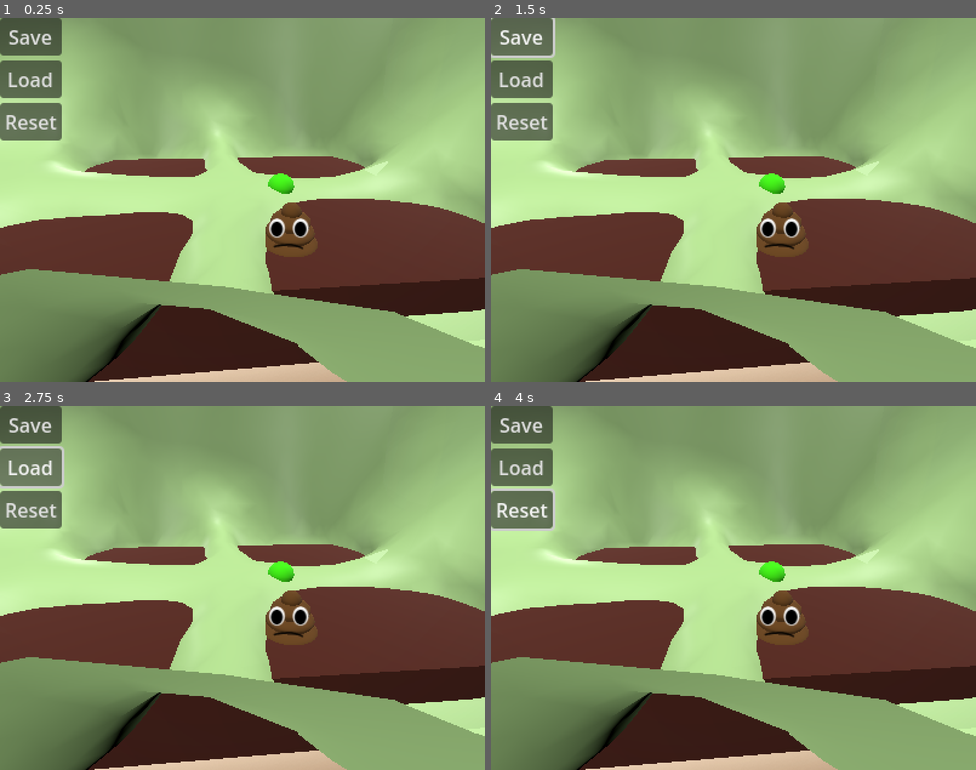
Above: before the commit, frames 1-4 (two rows, left to right).
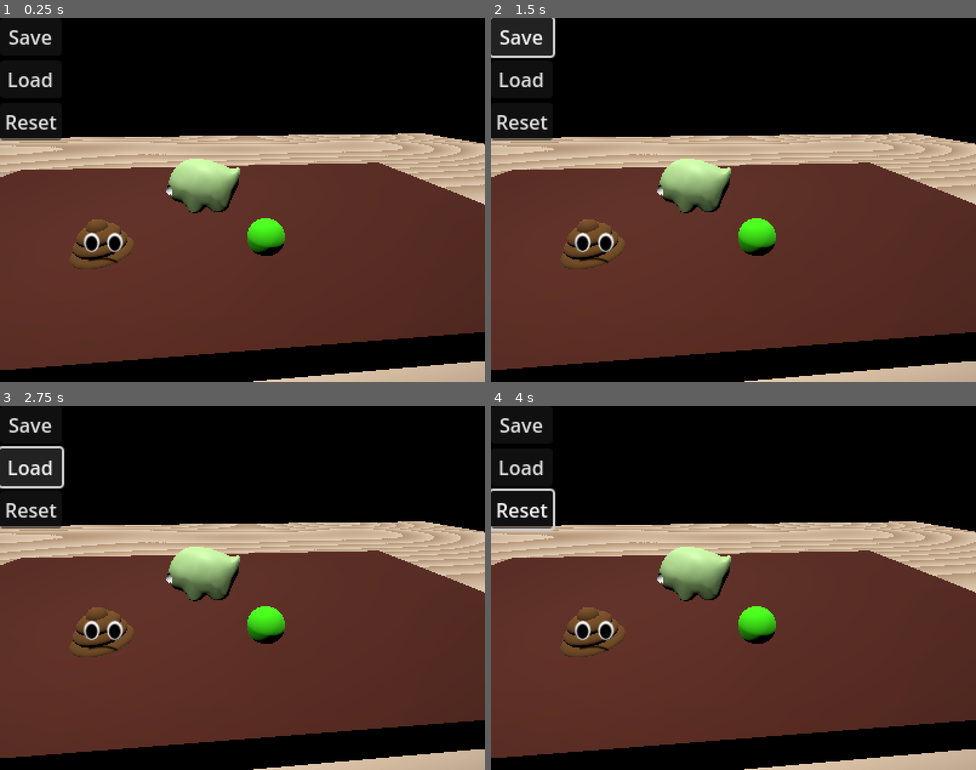
Above: after the commit, the same moments.

Repository: Screwloose-Games/tiny-pet
Game: Godot game, scene res://levels/level_main.tscn
The game is run twice, just before and just after one commit, with the same random seed, the same clock (stepped at 60 frames per second) and the same inputs.
Inputs (mouse positions are in pixels of both pictures, inside the frame that each line leads up to):
- Up to frame 1 (0.25 s): no input
- Up to frame 2 (1.5 s): tap Enter at 0.5 s; move the mouse to (840, 181) at 0.52 s; click (840, 181) at 0.67 s; click "Save" at 1.25 s
- Up to frame 3 (2.75 s): click "Load" at 2 s
- Up to frame 4 (4 s): click "Reset" at 2.75 s; drag from (636, 606) to (709, 660) at 3.52 s

The runs differ from the first frame. In frame 1, 84% of the frame differs, in the area x 0-100%, y 0-100%; in frame 2, 84%; in frame 3, 84%; in frame 4, 84%.

Commit message:
fix scale

Diff:
--- a/actors/creature/prefab_creature.tscn
+++ b/actors/creature/prefab_creature.tscn
@@ -24,19 +24,16 @@
 [ext_resource type="Texture2D" uid="uid://dc3wxdmc7mb2m" path="res://assets/2d/UI/hand-cursor-icon.png" id="20_22a3u"]
 
 [sub_resource type="CapsuleShape3D" id="CapsuleShape3D_ajme3"]
-radius = 0.1
-height = 0.3
-
-[sub_resource type="CapsuleShape3D" id="CapsuleShape3D_8vxwe"]
-radius = 0.1
-height = 0.3
+radius = 0.35
+height = 1.2
 
 [node name="PrefabCreature" type="Node3D"]
 script = ExtResource("1_kk8qq")
 poop_scene = ExtResource("2_prdta")
 
 [node name="CreatureStatusIndicator" type="Sprite3D" parent="."]
-offset = Vector2(0, 229)
+transform = Transform3D(1, 0, 0, 0, 1, 0, 0, 0, 1, 0, 0.578672, 0)
+offset = Vector2(0, 75)
 flip_h = true
 pixel_size = 0.002
 billboard = 1
@@ -98,7 +95,7 @@
 hover_cursor = ExtResource("20_22a3u")
 
 [node name="CollisionShape3D" type="CollisionShape3D" parent="ClickableStaticBody3D"]
-transform = Transform3D(-4.37114e-08, 1, -4.37114e-08, 0, -4.37114e-08, -1, -1, -4.37114e-08, 1.91069e-15, 0, 0.0635164, 0)
+transform = Transform3D(1, 0, 0, 0, -4.37114e-08, -1, 0, 1, -4.37114e-08, 0, 0.294818, 0)
 shape = SubResource("CapsuleShape3D_ajme3")
 
 [node name="AudioStreamPlayer3D" type="AudioStreamPlayer3D" parent="."]
@@ -111,5 +108,5 @@
 script = ExtResource("19_kfnfr")
 
 [node name="CollisionShape3D" type="CollisionShape3D" parent="DroppableStaticBody3D"]
-transform = Transform3D(-4.37114e-08, 1, -4.37114e-08, 0, -4.37114e-08, -1, -1, -4.37114e-08, 1.91069e-15, 0, 0.0635164, 0)
-shape = SubResource("CapsuleShape3D_8vxwe")
+transform = Transform3D(1, 0, 0, 0, -4.37114e-08, -1, 0, 1, -4.37114e-08, 0, 0.294818, 0)
+shape = SubResource("CapsuleShape3D_ajme3")
--- a/assets/3d/food/prefab_food.tscn
+++ b/assets/3d/food/prefab_food.tscn
@@ -8,11 +8,11 @@
 
 [sub_resource type="SphereMesh" id="SphereMesh_okrti"]
 material = SubResource("StandardMaterial3D_7crt5")
-radius = 0.02
-height = 0.04
+radius = 0.2
+height = 0.4
 
 [sub_resource type="SphereShape3D" id="SphereShape3D_mm4qh"]
-radius = 0.02
+radius = 0.2
 
 [node name="PrefabFood" type="Node3D"]
 script = ExtResource("1_mm4qh")
--- a/assets/3d/poop/prefab_poop.tscn
+++ b/assets/3d/poop/prefab_poop.tscn
@@ -9,27 +9,27 @@
 
 [sub_resource type="SphereMesh" id="SphereMesh_gdnoh"]
 material = SubResource("StandardMaterial3D_7crt5")
-radius = 0.03
-height = 0.02
+radius = 0.3
+height = 0.2
 
 [sub_resource type="SphereMesh" id="SphereMesh_c8oum"]
 material = SubResource("StandardMaterial3D_7crt5")
-radius = 0.025
-height = 0.02
+radius = 0.25
+height = 0.2
 
 [sub_resource type="SphereMesh" id="SphereMesh_hsdal"]
 material = SubResource("StandardMaterial3D_7crt5")
-radius = 0.02
-height = 0.02
+radius = 0.2
+height = 0.2
 
 [sub_resource type="SphereMesh" id="SphereMesh_1j56i"]
 material = SubResource("StandardMaterial3D_7crt5")
-radius = 0.01
-height = 0.02
+radius = 0.1
+height = 0.2
 
 [sub_resource type="CylinderShape3D" id="CylinderShape3D_kcnjd"]
-height = 0.05
-radius = 0.03
+height = 0.5
+radius = 0.3
 
 [node name="Poop" type="Node3D"]
 script = ExtResource("1_kcnjd")
@@ -39,23 +39,23 @@
 skeleton = NodePath("../..")
 
 [node name="MeshInstance3D2" type="MeshInstance3D" parent="."]
-transform = Transform3D(1, 0, 0, 0, 1, 0, 0, 0, 1, 0, 0.0133096, 0)
+transform = Transform3D(1, 0, 0, 0, 1, 0, 0, 0, 1, 0, 0.102599, 0)
 mesh = SubResource("SphereMesh_c8oum")
 skeleton = NodePath("../..")
 
 [node name="MeshInstance3D3" type="MeshInstance3D" parent="."]
-transform = Transform3D(1, 0, 0, 0, 1, 0, 0, 0, 1, 0, 0.0250117, 0)
+transform = Transform3D(1, 0, 0, 0, 1, 0, 0, 0, 1, 0, 0.199087, 0)
 mesh = SubResource("SphereMesh_hsdal")
 skeleton = NodePath("../..")
 
 [node name="MeshInstance3D4" type="MeshInstance3D" parent="."]
-transform = Transform3D(1, 0, 0, 0, 1, 0, 0, 0, 1, 0, 0.0348487, 0)
+transform = Transform3D(1, 0, 0, 0, 1, 0, 0, 0, 1, 0, 0.272359, 0)
 mesh = SubResource("SphereMesh_1j56i")
 skeleton = NodePath("../..")
 
 [node name="PooFace" type="Sprite3D" parent="."]
 transform = Transform3D(1, 0, 0, 0, 1, 0, 0, 0, 1, 0, 0.00668918, 0)
-pixel_size = 0.0003
+pixel_size = 0.003
 billboard = 1
 no_depth_test = true
 texture = ExtResource("1_d42ja")
--- a/game_state/default_game_state.tres
+++ b/game_state/default_game_state.tres
@@ -28,7 +28,7 @@
 [sub_resource type="Resource" id="Resource_8gfsq"]
 script = ExtResource("3_72kh2")
 current_age = 0.0
-life_span = 5.1
+life_span = 80.0
 egg_threshold = 1.0
 baby_threshold = 3.0
 young_threshold = 10.0
--- a/levels/level_main.tscn
+++ b/levels/level_main.tscn
@@ -55,6 +55,7 @@
 social_state = ExtResource("6_s8b20")
 
 [node name="PrefabCreature" parent="." node_paths=PackedStringArray("poop_location_marker") instance=ExtResource("2_chjw3")]
+transform = Transform3D(1, 0, 0, 0, 1, 0, 0, 0, 1, 0, 0.494878, 0)
 poop_location_marker = NodePath("../PoopSpotMarker3D")
 
 [node name="WorldEnvironment" type="WorldEnvironment" parent="."]
@@ -65,7 +66,7 @@
 light_energy = 0.848
 
 [node name="OmniLight3D" type="OmniLight3D" parent="."]
-transform = Transform3D(1, 0, 0, 0, 1, 0, 0, 0, 1, -1.46153, 0.275475, -0.824354)
+transform = Transform3D(1, 0, 0, 0, 1, 0, 0, 0, 1, -1.46153, 2.529, -0.824354)
 light_energy = 0.847
 light_indirect_energy = 2.524
 
@@ -85,34 +86,34 @@
 script = ExtResource("3_1vx7t")
 
 [node name="Camera3D" type="Camera3D" parent="CamtargetMarker3D"]
-transform = Transform3D(-0.0811555, 0.385372, -0.919186, 8.3142e-09, 0.922228, 0.386647, 0.996702, 0.0313785, -0.0748439, -0.360485, 0.137324, 0.0803764)
+transform = Transform3D(-0.0811555, 0.385372, -0.919186, 8.3142e-09, 0.922228, 0.386647, 0.996701, 0.0313785, -0.0748438, -3.328, 1.91999, 0.326053)
 
 [node name="Dirt" type="CSGBox3D" parent="."]
-transform = Transform3D(1, 0, 0, 0, 1, 0, 0, 0, 1, 0.0112305, -0.0479817, 0)
+transform = Transform3D(10, 0, 0, 0, 10, 0, 0, 0, 10, 0.0112305, -0.0479817, 0)
 use_collision = true
 size = Vector3(0.465, 0.1, 0.86)
 material = SubResource("StandardMaterial3D_okrti")
 
 [node name="CSGBox3D" type="CSGBox3D" parent="."]
-transform = Transform3D(1, 0, 0, 0, 1, 0, 0, 0, 1, 0.0112305, 0.152393, 0)
-size = Vector3(0.517334, 0.474159, 0.896484)
+transform = Transform3D(1, 0, 0, 0, 1, 0, 0, 0, 1, 0.0112305, 2.52711, 0)
+size = Vector3(5.17, 4.74, 8.96)
 material = SubResource("ShaderMaterial_032ar")
 
 [node name="CSGBox3D2" type="CSGBox3D" parent="CSGBox3D"]
 transform = Transform3D(1, 0, 0, 0, 1, 0, 0, 0, 1, 0, 0.0218864, 0)
 operation = 2
-size = Vector3(0.464844, 0.474159, 0.860352)
+size = Vector3(4.65, 4.74, 8.6)
 material = SubResource("ShaderMaterial_032ar")
 
 [node name="CSGBox3D2" type="CSGBox3D" parent="."]
-transform = Transform3D(1, 0, 0, 0, 1, 0, 0, 0, 1, 0.179932, -0.112732, 0.167725)
+transform = Transform3D(10, 0, 0, 0, 10, 0, 0, 0, 10, 0.179932, -0.112732, 0.167725)
 size = Vector3(1.97998, 0.0496826, 2.37646)
 material = SubResource("ShaderMaterial_ljxe0")
 
 [node name="InteractionsCanvasLayer" type="CanvasLayer" parent="."]
 
 [node name="FoodSource" type="Node3D" parent="."]
-transform = Transform3D(1, 0, 0, 0, 1, 0, 0, 0, 1, -0.0252496, 0, 0.16606)
+transform = Transform3D(1, 0, 0, 0, 1, 0, 0, 0, 1, -1.19237, 0.571185, 0.748205)
 
 [node name="PrefabFood" parent="FoodSource" instance=ExtResource("6_chjw3")]
 
@@ -129,7 +130,7 @@
 skeleton = NodePath("../..")
 
 [node name="PoopSpotMarker3D" type="Marker3D" parent="."]
-transform = Transform3D(1, 0, 0, 0, 1, 0, 0, 0, 1, -0.152193, -7.45058e-09, 0.14605)
+transform = Transform3D(1, 0, 0, 0, 1, 0, 0, 0, 1, -1.10974, 0.44818, -0.968233)
 
 [node name="StatsCanvasLayer" type="CanvasLayer" parent="."]
 script = ExtResource("7_6vc24")
Not shown: 1 places in actors/creature/prefab_creature.tscn that only renumber resources
